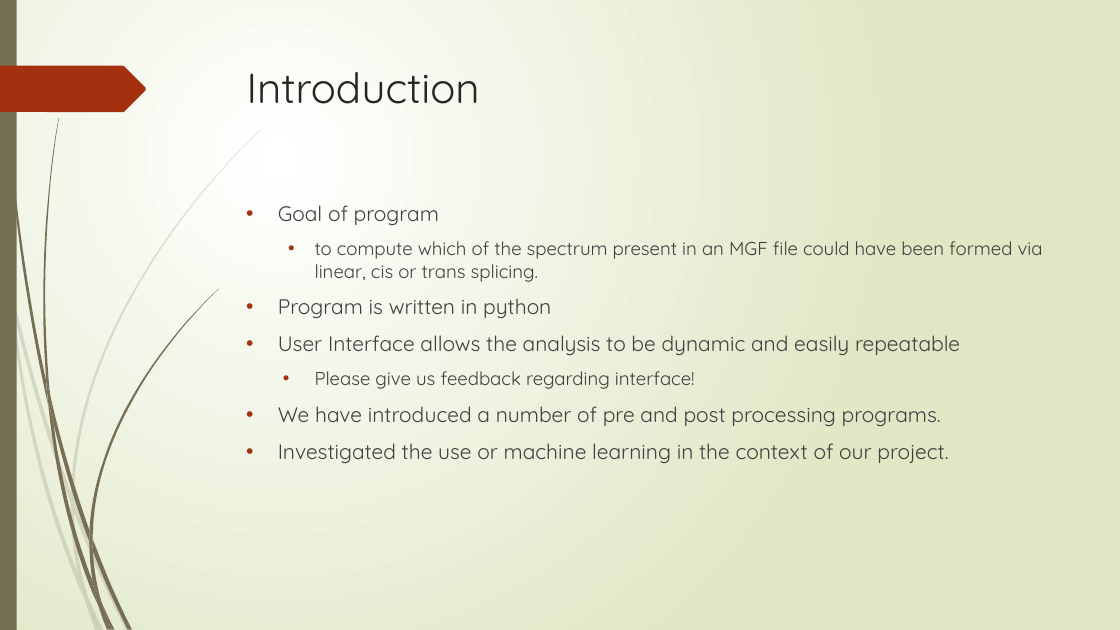
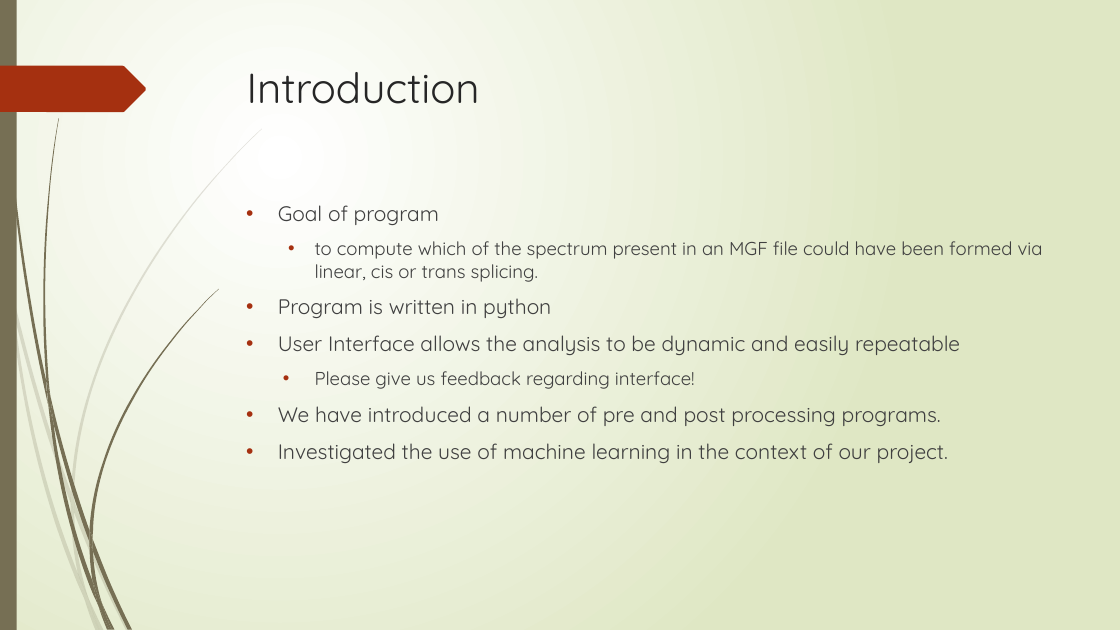
Before and after one commit to nhcha6/MersProject, a slide deck: slide 2 of SecondLabPresentation.pptx. Drawn at 1120x630 pixels with LibreOffice and Linux fonts; fonts in the diff are those of the drawing. Boxes give left, top, right and bottom in pixels: in the first picture for what was removed or moved away, otherwise in the second. Text is boxed around its words. In the diff, an @@ line names an element or a change of style, - is before the commit and + after.

```diff
--- a/SecondLabPresentation.pptx
+++ b/SecondLabPresentation.pptx
@@ text at bbox=[278, 443, 948, 463]: text changed @@
-• Investigated the use or machine learning in the context of our project.
+• Investigated the use of machine learning in the context of our project.
```
Also in this commit, not shown: 1 other slide changed.
